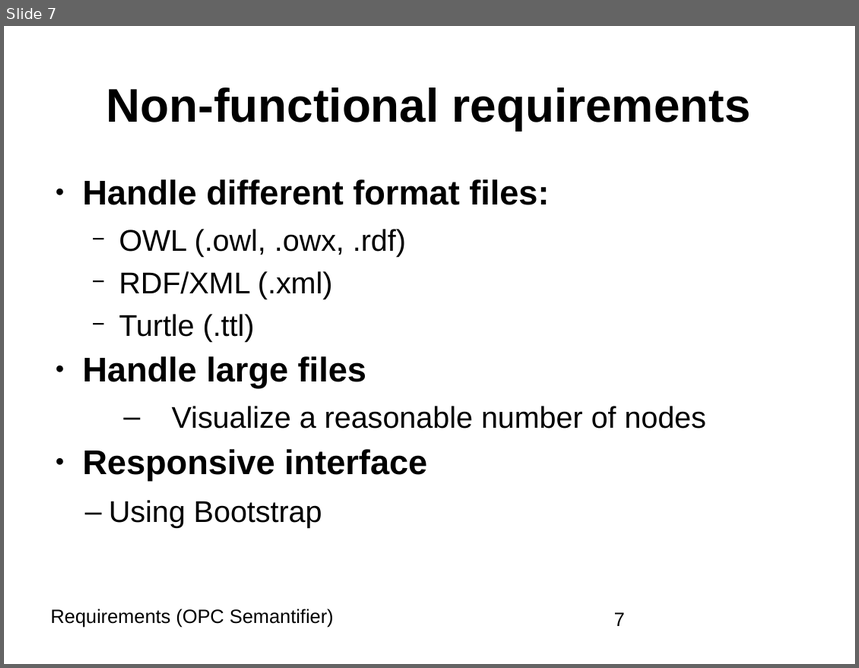
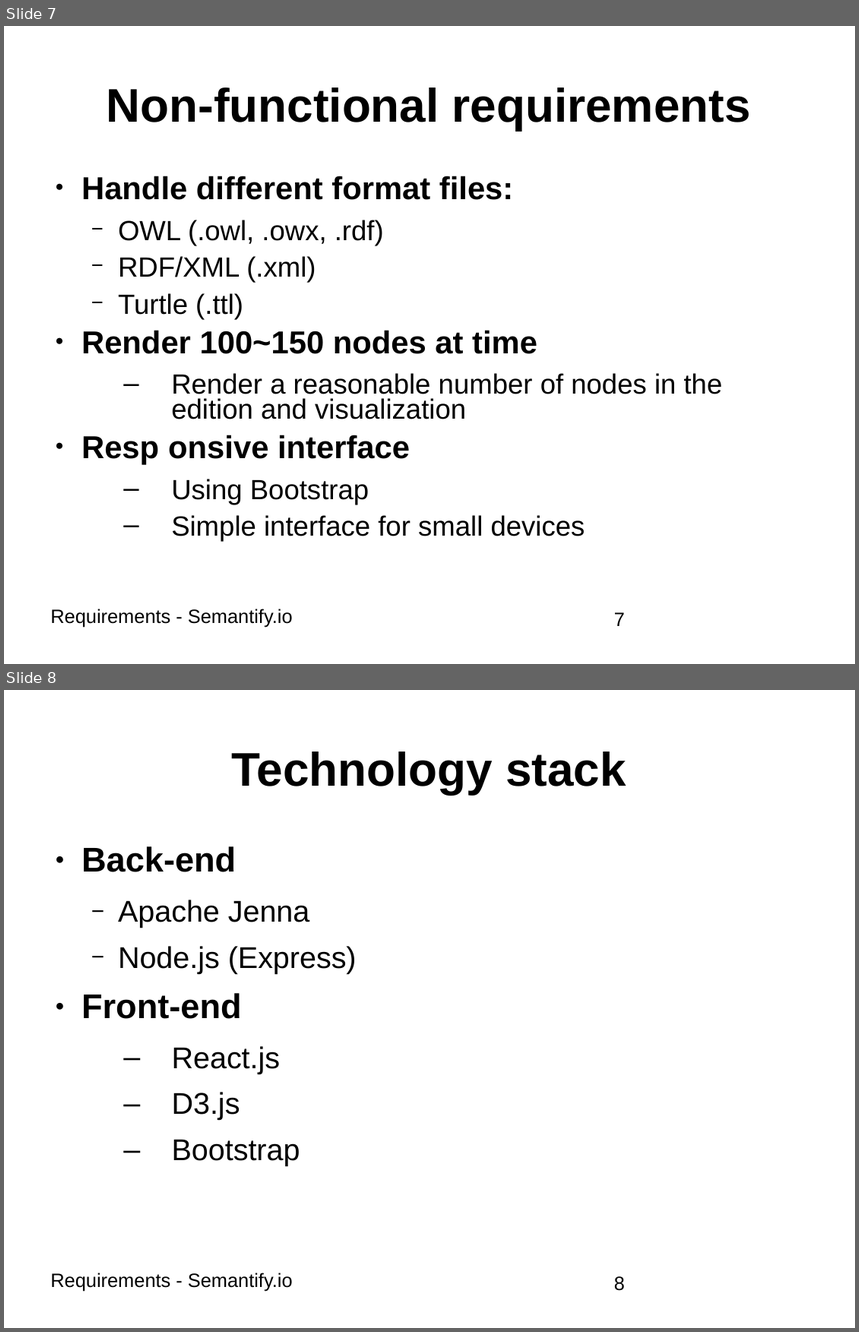
Before and after one commit to BonnWestCoast/Semantify.io-docs, a slide deck: 2requirements/presentation.ppt. Shown one above the other, each under a label of ours: slide 7 before the commit, slides 7 and 8 after it. The pictures are 859x668 and 859x1332 pixels, drawn with LibreOffice and Linux fonts; fonts in the diff are those of the drawing. Boxes give left, top, right and bottom in pixels: in the first picture for what was removed or moved away, otherwise in the second. Text is boxed around its words. In the diff, an @@ line names an element or a change of style, - is before the commit and + after.

```diff
--- a/2requirements/presentation.ppt
+++ b/2requirements/presentation.ppt
@@ slide 8 added at (x1=4, y1=690, x2=855, y2=1328), background #FFFFFF @@
@@ title added at (x1=231, y1=752, x2=626, y2=794), 44 pt, text #000000, bold @@
+Technology stack
@@ text added at (x1=82, y1=847, x2=357, y2=1167), 28 pt, text #000000 @@
+● Back-end
+  − Apache Jenna
+  − Node.js (Express)
+● Front-end
+  – React.js
+  – D3.js
+  – Bootstrap
@@ text added at (x1=50, y1=1273, x2=293, y2=1291), 18 pt, text #000000 @@
+Requirements - Semantify.io
@@ page number added at (x1=614, y1=1277, x2=625, y2=1291), 18 pt, text #000000 @@
+8
@@ slide 7 changed as well @@
@@ text at (x1=82, y1=176, x2=513, y2=505): size 32 to 29.6 pt in "Handle different format files:"; size 28 to 25.9 pt in "OWL (.owl, .owx, .rdf)", "RDF/XML (.xml)", "Turtle (.ttl)", "Using Bootstrap"; indent changed; line spacing 0.84 to 0.74; line spacing 0.9 to 0.74 @@
@@ text at (x1=82, y1=330, x2=723, y2=465): text changed; size 32 to 25.9 pt; bold off @@
-● Handle large files
-  – Visualize a reasonable number of nodes
-● Responsive interface
+● Render 100~150 nodes at time
+  – Render a reasonable number of nodes in the edition and visualization
+● Resp onsive interface
@@ text at (x1=171, y1=515, x2=585, y2=542): paragraph added @@
+  – Simple interface for small devices
@@ text at (x1=50, y1=609, x2=293, y2=627): text changed @@
-Requirements (OPC Semantifier)
+Requirements - Semantify.io
```
Also in this commit, not shown: 6 other slides changed, 1 other slide added, 1 slide removed, 1 other file.
